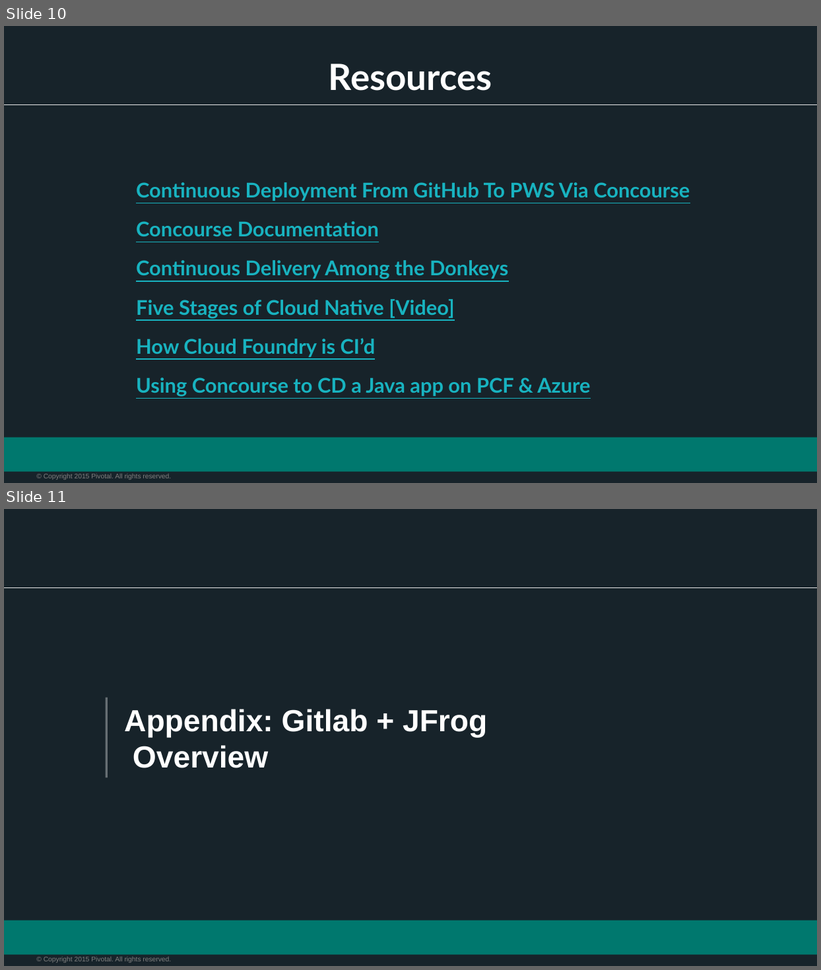
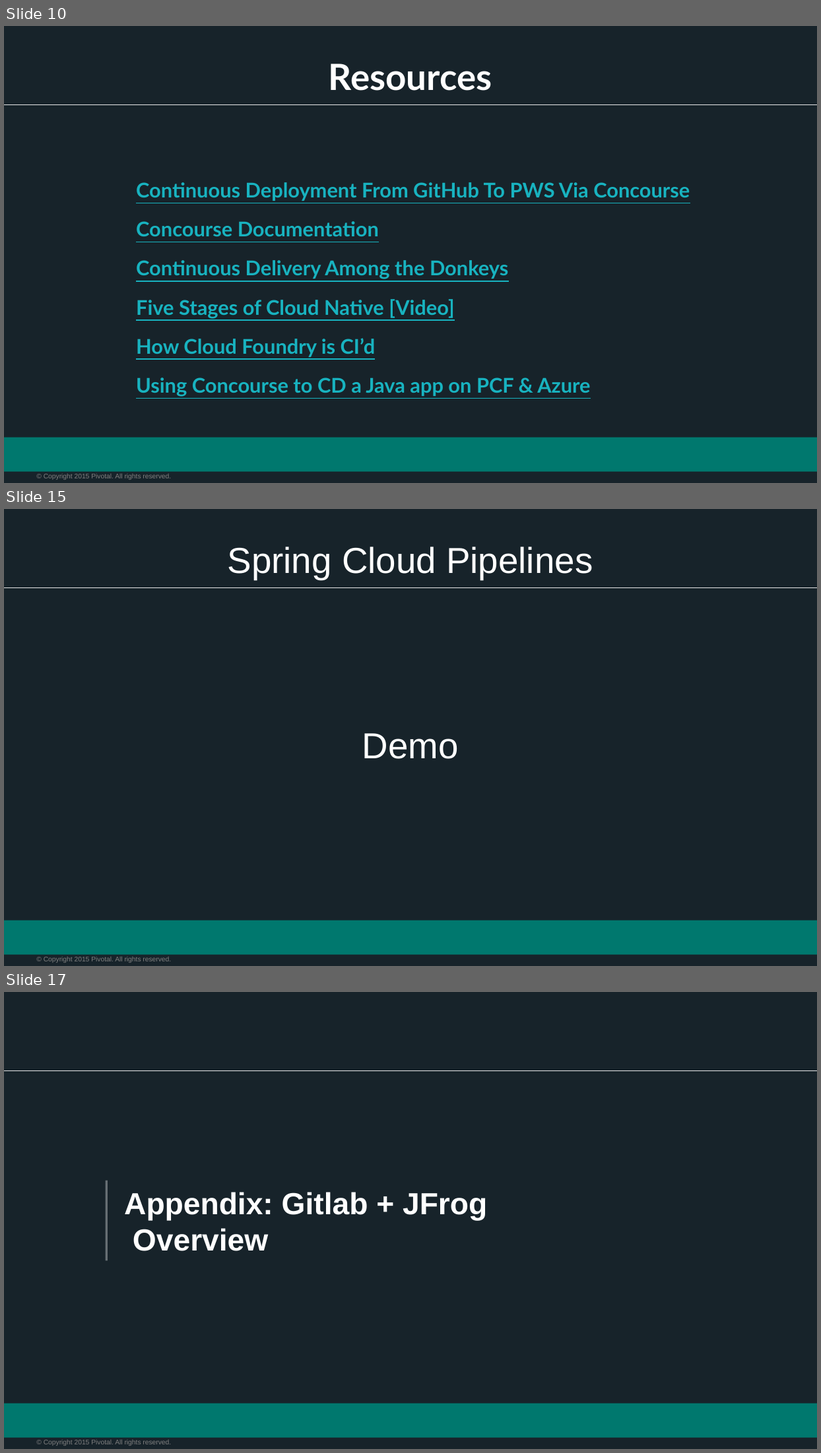
Before and after one commit to vmware-archive/devops-workshop, a slide deck: presentations/104 - Intro to CICD/Session_9_Intro_CICD.pptx. Shown one above the other, each under a label of ours: slides 10 and 11 before the commit, slides 10, 15 and 17 after it; the slides between them are not shown. The pictures are 821x970 and 821x1453 pixels, drawn with LibreOffice and Linux fonts; fonts in the diff are those of the drawing; background and template pictures are left out. Boxes give left, top, right and bottom in pixels: in the first picture for what was removed or moved away, otherwise in the second. Text is boxed around its words. In the diff, an @@ line names an element or a change of style, - is before the commit and + after.

Commit message:
Added Spring Cloud Pipelines slides

```diff
--- a/presentations/104 - Intro to CICD/Session_9_Intro_CICD.pptx
+++ b/presentations/104 - Intro to CICD/Session_9_Intro_CICD.pptx
@@ slide 15 added at (4, 509, 817, 966), background #17232A; not listed: 3 template elements that a slide beside it also shows @@
@@ title added at (228, 547, 593, 580), 32 pt, text #FFFFFF @@
+Spring Cloud Pipelines
@@ text added at (362, 733, 459, 759), 32 pt, text #FFFFFF @@
+Demo
@@ what was slide 11 is now slide 17 @@
```
Also in this commit, not shown: 6 slides changed, 5 other slides added.
